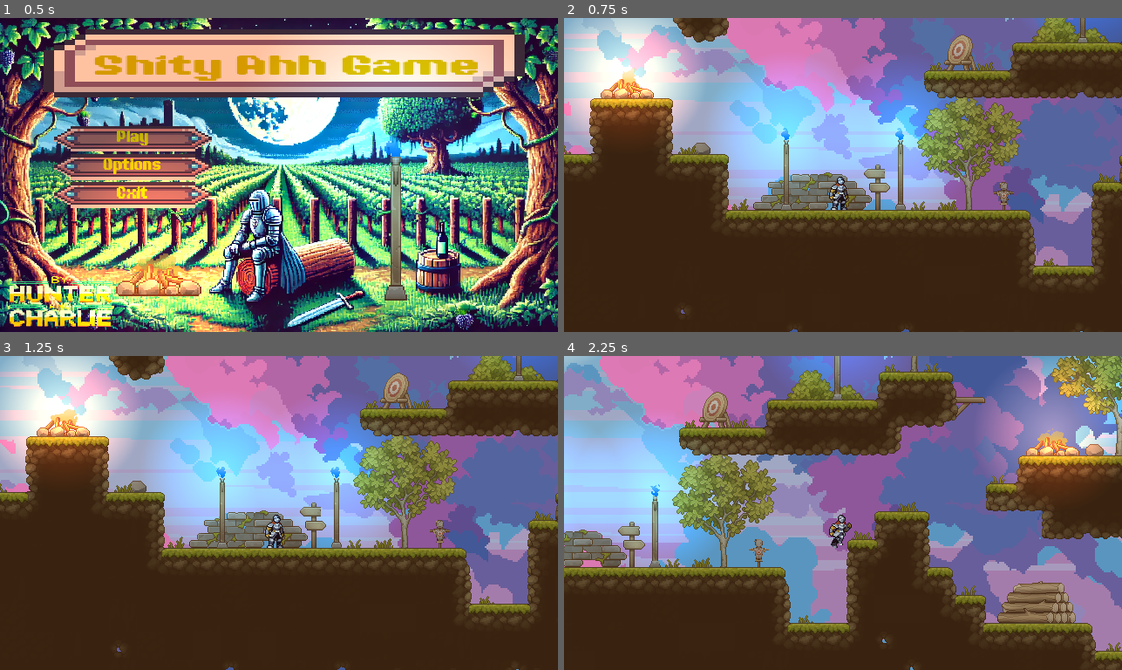
Above: before the commit, frames 1-4 (two rows, left to right).
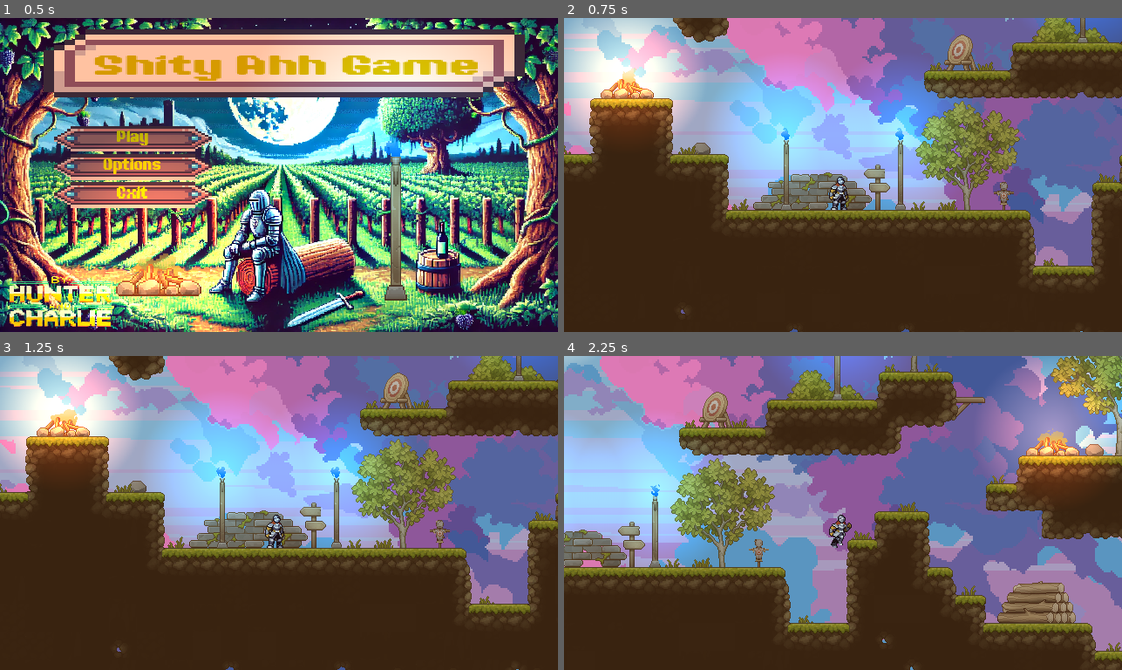
Above: after the commit, the same moments.

Repository: HunterB88/godot-4-platformer
Game: Godot game, scene res://scenes/menu.tscn
Same seed, same stepped clock (60 frames per second), same inputs: the game is played once before the commit and once after it.
Inputs (mouse positions are in pixels of both pictures, inside the frame that each line leads up to):
- Up to frame 1 (0.5 s): no input
- Up to frame 2 (0.75 s): click "Play" at 0.5 s
- Up to frame 3 (1.25 s): no input
- Up to frame 4 (2.25 s): move the mouse to (965, 497) at 1.27 s; hold D (right) from 1.28 s (still down); click (965, 497) at 1.35 s; tap Space (jump) at 1.52 s; move the mouse to (731, 528) at 2.02 s; click (731, 528) at 2.1 s

Frame 1 is identical in both runs. In frame 2, 2.9% of the frame differs, in the area x 62-83%, y 25-62%; in frame 3, 2.9%; in frame 4, 2.9%.

Commit message:
moved some sprites in world scene

Diff:
--- a/scenes/world.tscn
+++ b/scenes/world.tscn
@@ -1449,7 +1449,7 @@
 [node name="NonCollidableObjects" type="Node2D" parent="."]
 
 [node name="Sprite2D" type="Sprite2D" parent="NonCollidableObjects"]
-position = Vector2(148, -65)
+position = Vector2(146, -56)
 texture = ExtResource("5_mw1yl")
 region_enabled = true
 region_rect = Rect2(693, 471, 120, 138)
